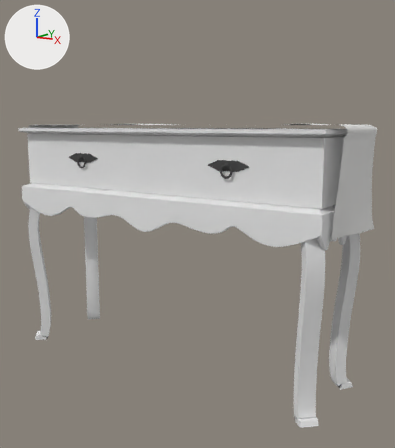
The Blender file Assets/models/house/floor02/halls/dresser02.blend, before and after one commit.
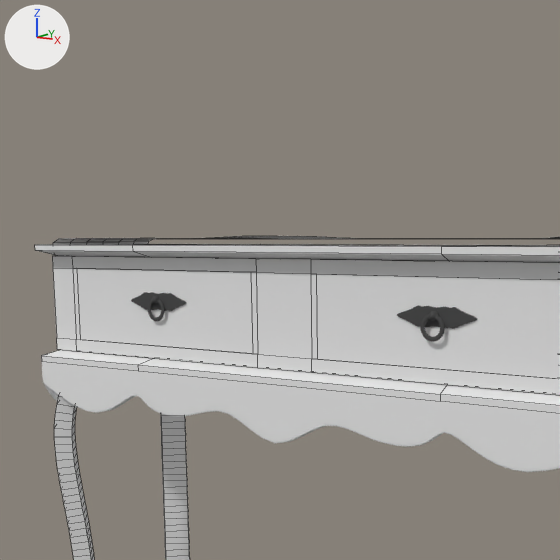
Each version is shown whole from a camera (50 mm lens) standing at (2.551, -3.428, 1.919) and looking at (0.151, 0.044, 1.157), then close up on the part from 0% to 74% of the width and 0% to 65% of the height. The axes (+X, +Y, +Z) are drawn at upper left. The lights are the same throughout. The close-ups show mesh edges as thin lines.

The scene before the commit, as lines of its bpy script (objects in view):
```python
me_cube_005 = bpy.data.meshes.new('Cube.005')
me_cube_005.from_pydata(...)  # 56 vertices, 54 faces; spans x -1.33..1.33, y -0.36..0.36, z -0.21..0.21
me_cube_005.materials.append(mat_bedroom_sw_dresser01_wood)  # its picture is missing
me_cube_009 = bpy.data.meshes.new('Cube.009')
me_cube_009.from_pydata(...)  # 24 vertices, 22 faces; spans x -1.36..1.36, y -0.34..0.45, z 0.0..0.05
me_cube_009.materials.append(mat_bedroom_sw_dresser01_wood)  # its picture is missing
me_cube_012 = bpy.data.meshes.new('Cube.012')
me_cube_012.from_pydata(...)  # 36 vertices, 34 faces; spans x -1.194..-0.133, y -0.362..0.327, z -0.156..0.156
me_cube_012.materials.append(mat_bedroom_sw_dresser01_wood)  # its picture is missing
ob_base = bpy.data.objects.new('base', me_cube_005)
ob_base.location = (0.0, 0.0, 1.636)
ob_drawer_left = bpy.data.objects.new('drawer_left', me_cube_012)
ob_drawer_left.location = (0.0, 0.0, 1.636)
ob_trim_top_001 = bpy.data.objects.new('trim_top.001', me_cube_009)
ob_trim_top_001.location = (0.0, -0.091, 1.377)
# also in view: 'drawer_right' at (0.663, -0.018, 1.636); 'trim_top.000' at (0.0, -0.032, 1.869); 'molding_bottom_front' at (0.0, -0.413, 1.265); 'drawer_hardware.001' at (-0.665, -0.366, 1.664); 'legs' at (0.0, -0.034, 0.658)
```
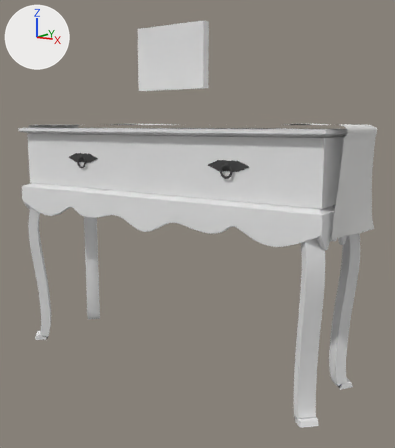
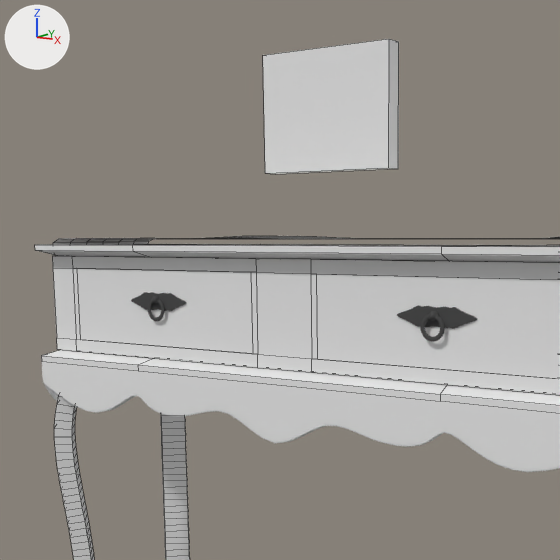
Changed parts and their boxes (x1, y1, x2, y2) in the close-ups (560 x 560 px):
```json
{"object": "photo01", "change": "added", "after": [263, 39, 399, 174]}
```

The change, as JSON lines over the scene's bpy script:
```json
{"op": "add", "block": "me_cube", "code": ["me_cube = bpy.data.meshes.new('Cube')", "me_cube.from_pydata(...)  # a box spanning x -0.306..0.306, y -0.033..0.033, z -0.231..0.231"]}
{"op": "add", "block": "ob_photo01", "code": ["ob_photo01 = bpy.data.objects.new('photo01', me_cube)", "ob_photo01.location = (-0.036, -0.022, 2.415)"]}
```
